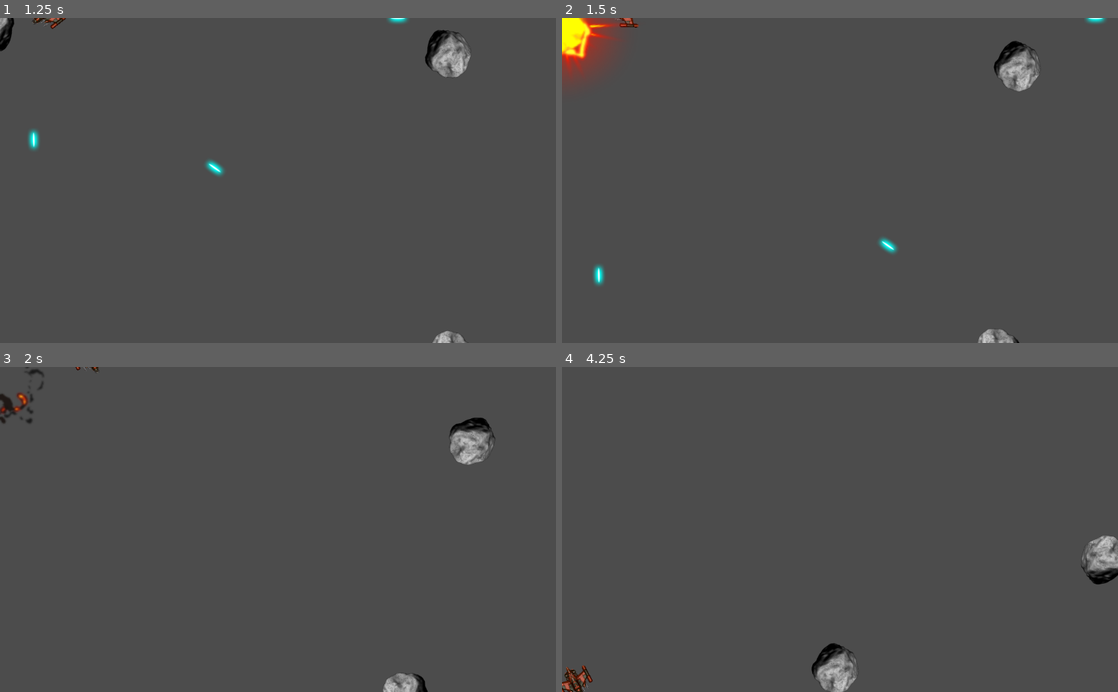
Above: before the commit, frames 1-4 (two rows, left to right).
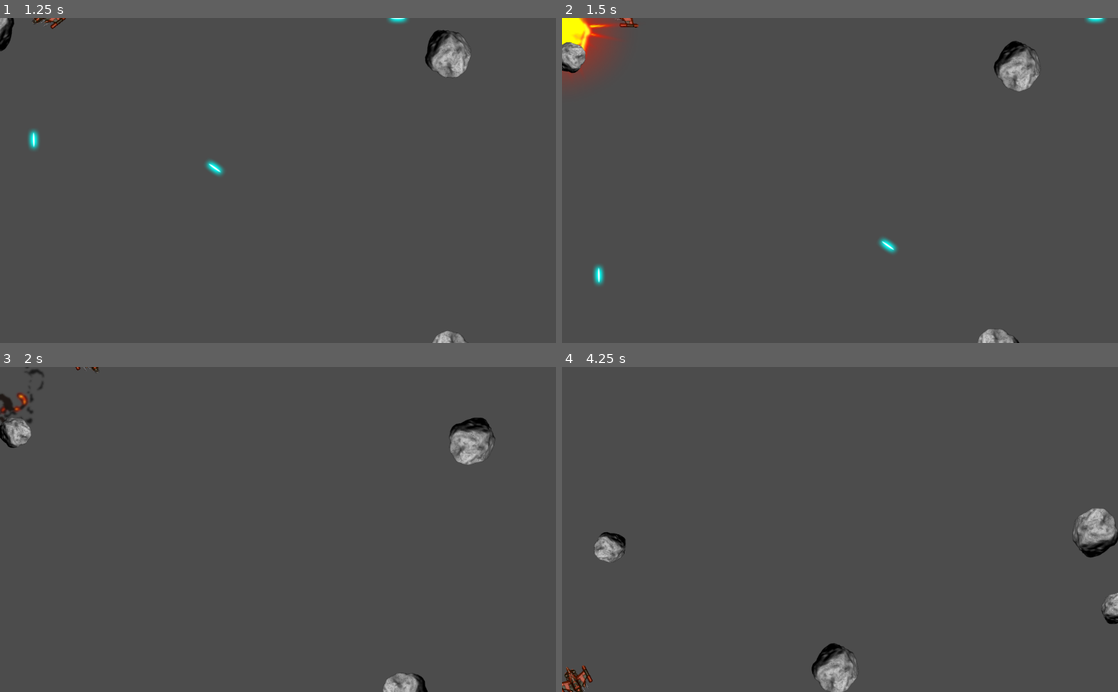
Above: after the commit, the same moments.

Repository: arch13b4ld/godot-game-engine-projects
Game: Godot game, scene res://data/Main.tscn
The game is run twice, just before and just after one commit, with the same random seed, the same clock (stepped at 60 frames per second) and the same inputs.
Inputs:
- Up to frame 1 (1.25 s): hold Right (rotate_right) from 0.53 s (still down); hold Space (shoot) from 0.53 s (still down)
- Up to frame 2 (1.5 s): release Right (rotate_right) at 1.28 s; release Space (shoot) at 1.28 s; hold Left (rotate_left) from 1.28 s (still down); tap Space (shoot) at 1.35 s
- Up to frame 3 (2 s): keep holding Left (rotate_left)
- Up to frame 4 (4.25 s): release Left (rotate_left) at 2.03 s; hold Right (rotate_right) 2.03-2.78 s; hold Space (shoot) 2.03-2.78 s; hold W (thrust) 2.78-3.53 s; tap Space (shoot) at 2.85 s; hold Left (rotate_left) from 3.53 s (still down); hold Space (shoot) from 3.53 s (still down)

Frame 1 is identical in both runs. In frame 2, 0.3% of the frame differs, in the area x 0-5%, y 7-17%; in frame 3, 0.3%; in frame 4, 1.7%, in the area x 5-100%, y 43-80%.

Commit message:
Created HUD scene

Diff:
--- a/04-space-rocks/data/Main.gd
+++ b/04-space-rocks/data/Main.gd
@@ -17,7 +17,7 @@
 	rock.screensize = screensize
 	rock.start(position, velocity, size)
 	$Rocks.add_child(rock)
-	rock.connect('exploded', self, 'on_Rock_exploded')
+	rock.connect('exploded', self, '_on_Rock_exploded')
 
 func _on_Rock_exploded(size, radius, position, velocity):
 	if size <= 1:
--- /dev/null
+++ b/04-space-rocks/data/ui/HUD.tscn
@@ -0,0 +1,91 @@
+[gd_scene load_steps=7 format=2]
+
+[ext_resource path="res://assets/kenvector_future_thin.ttf" type="DynamicFontData" id=1]
+[ext_resource path="res://assets/player_small.png" type="Texture" id=2]
+[ext_resource path="res://assets/play_button.png" type="Texture" id=3]
+[ext_resource path="res://assets/play_button_h.png" type="Texture" id=4]
+
+[sub_resource type="DynamicFont" id=1]
+size = 64
+font_data = ExtResource( 1 )
+
+[sub_resource type="DynamicFont" id=2]
+size = 64
+font_data = ExtResource( 1 )
+
+[node name="HUD" type="CanvasLayer"]
+
+[node name="MarginContainer" type="MarginContainer" parent="."]
+anchor_right = 1.0
+custom_constants/margin_right = 20
+custom_constants/margin_top = 20
+custom_constants/margin_left = 20
+custom_constants/margin_bottom = 20
+__meta__ = {
+"_edit_use_anchors_": false
+}
+
+[node name="HBoxContainer" type="HBoxContainer" parent="MarginContainer"]
+margin_left = 20.0
+margin_top = 20.0
+margin_right = 1004.0
+margin_bottom = 92.0
+
+[node name="LabelScore" type="Label" parent="MarginContainer/HBoxContainer"]
+margin_right = 858.0
+margin_bottom = 72.0
+size_flags_horizontal = 3
+custom_fonts/font = SubResource( 1 )
+text = "0"
+
+[node name="LivesCounter" type="HBoxContainer" parent="MarginContainer/HBoxContainer"]
+margin_left = 862.0
+margin_right = 984.0
+margin_bottom = 72.0
+
+[node name="Life1" type="TextureRect" parent="MarginContainer/HBoxContainer/LivesCounter"]
+margin_right = 38.0
+margin_bottom = 72.0
+texture = ExtResource( 2 )
+stretch_mode = 4
+
+[node name="Life2" type="TextureRect" parent="MarginContainer/HBoxContainer/LivesCounter"]
+margin_left = 42.0
+margin_right = 80.0
+margin_bottom = 72.0
+texture = ExtResource( 2 )
+stretch_mode = 4
+
+[node name="Life3" type="TextureRect" parent="MarginContainer/HBoxContainer/LivesCounter"]
+margin_left = 84.0
+margin_right = 122.0
+margin_bottom = 72.0
+texture = ExtResource( 2 )
+stretch_mode = 4
+
+[node name="ButtonStart" type="TextureButton" parent="."]
+anchor_left = 0.5
+anchor_top = 0.5
+anchor_right = 0.5
+anchor_bottom = 0.5
+margin_left = -124.5
+margin_top = -32.5
+margin_right = 124.5
+margin_bottom = 32.5
+texture_normal = ExtResource( 3 )
+texture_hover = ExtResource( 4 )
+__meta__ = {
+"_edit_use_anchors_": false
+}
+
+[node name="LabelMessage" type="Label" parent="."]
+anchor_right = 1.0
+anchor_bottom = 1.0
+custom_fonts/font = SubResource( 2 )
+__meta__ = {
+"_edit_use_anchors_": false
+}
+
+[node name="TimerMessage" type="Timer" parent="."]
+wait_time = 2.0
+one_shot = true
